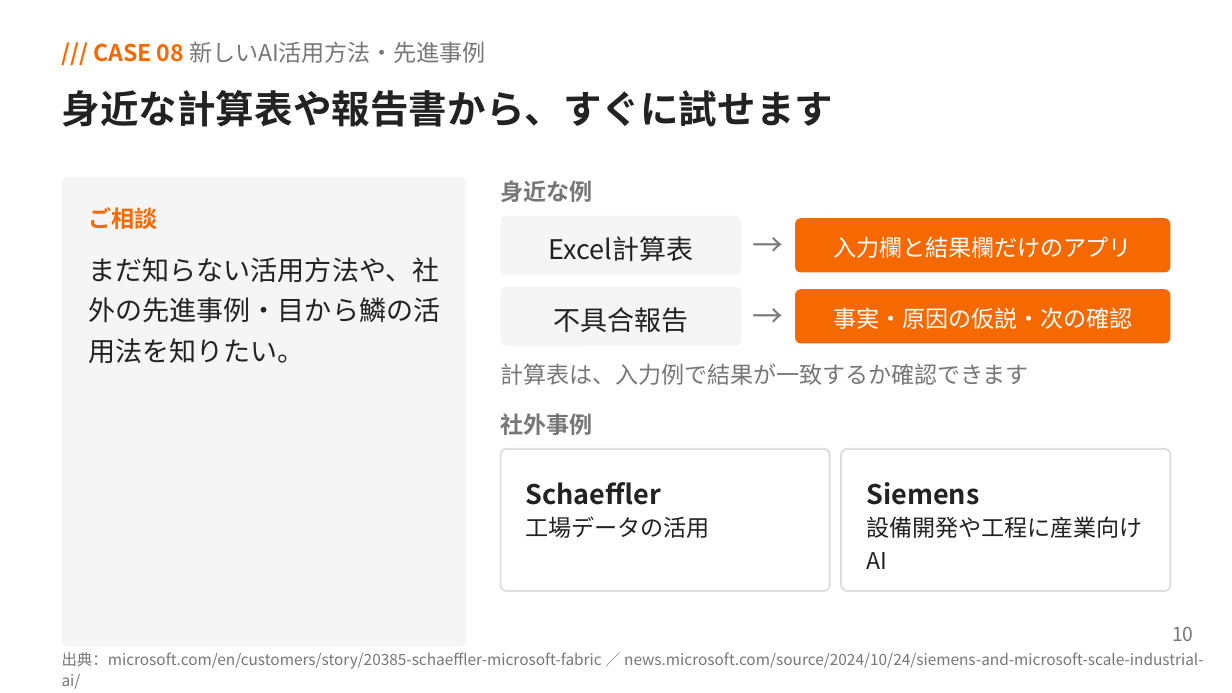
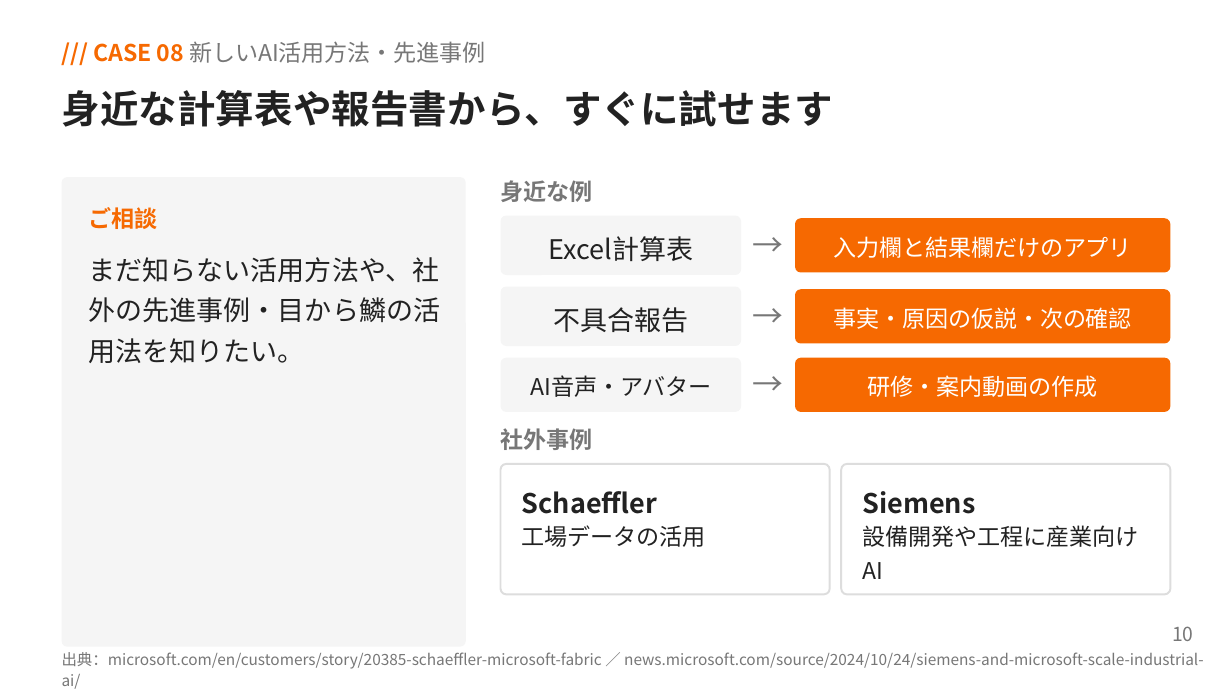
Before and after one commit to yoshiy-dev/yoshiy-dev, a slide deck: slide 10 of outputs/AI活用相談_回答まとめ.pptx. Drawn at 1232x693 pixels with LibreOffice and Linux fonts; fonts in the diff are those of the drawing. Boxes give left, top, right and bottom in pixels: in the first picture for what was removed or moved away, otherwise in the second. Text is boxed around its words. In the diff, an @@ line names an element or a change of style, - is before the commit and + after.

```diff
--- a/outputs/AI活用相談_回答まとめ.pptx
+++ b/outputs/AI活用相談_回答まとめ.pptx
@@ rounded rectangle added at (500,357,740,411), fill #F5F5F5 @@
@@ rounded rectangle added at (795,357,1170,411), fill #F66901 @@
@@ text removed at (500,363,1029,385) @@
-計算表は、入力例で結果が一致するか確認できます
@@ text added at (530,375,711,397), 13.5 pt, text #222222 @@
+AI音声・アバター
@@ text added at (753,365,841,403), 18 pt, text #777777 @@
+→
@@ text added at (868,375,1098,397), 13.5 pt, text #FFFFFF @@
+研修・案内動画の作成
@@ text "社外事例": place and size @@
-text "社外事例" at (500,413,592,435)
+text "社外事例" at (500,428,592,450)
@@ rounded rectangle: place and size @@
-rounded rectangle at (500,448,829,590)
+rounded rectangle at (500,464,829,595)
@@ rounded rectangle at (500,464,829,595): proportions changed @@
@@ text "Schaeffler": place and size @@
-text "Schaeffler" at (526,482,662,505)
+text "Schaeffler" at (522,491,658,514)
@@ rounded rectangle at (841,464,1170,595): proportions changed @@
@@ rounded rectangle: place and size @@
-rounded rectangle at (841,448,1170,590)
+rounded rectangle at (841,464,1170,595)
@@ text "Siemens": place and size @@
-text "Siemens" at (866,482,979,505)
+text "Siemens" at (862,491,975,514)
@@ text "工場データの活用": place and size @@
-text "工場データの活用" at (526,516,710,538)
+text "工場データの活用" at (522,525,706,547)
@@ text "設備開発や工程に産業向けAI": place and size @@
-text "設備開発や工程に産業向けAI" at (866,516,1142,569)
+text "設備開発や工程に産業向けAI" at (862,525,1138,579)
```
Also in this commit, not shown: 5 other slides changed, 1 other file.
